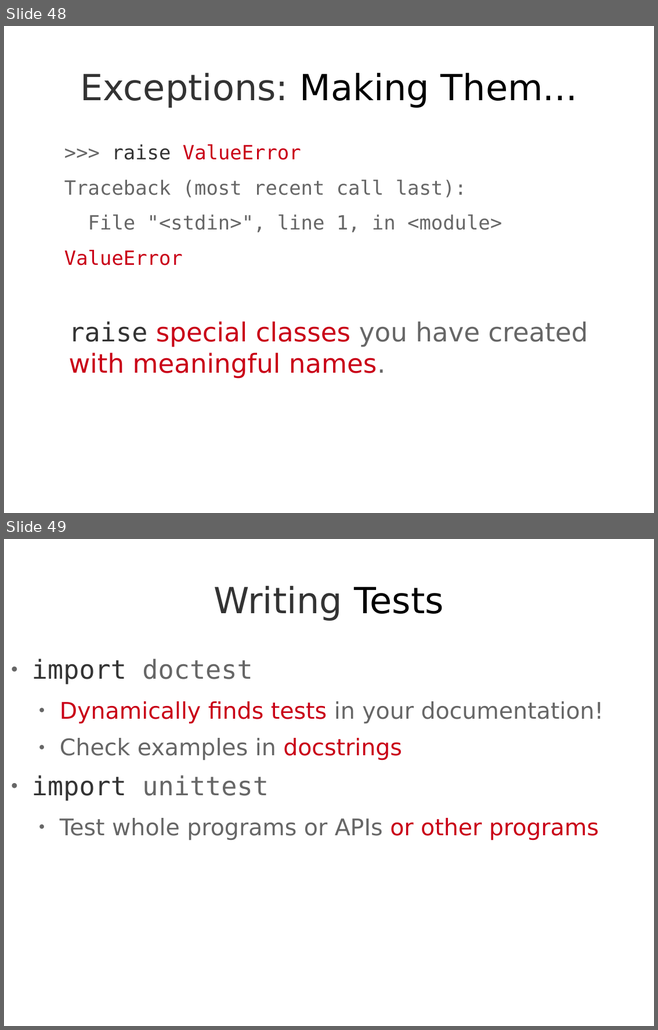
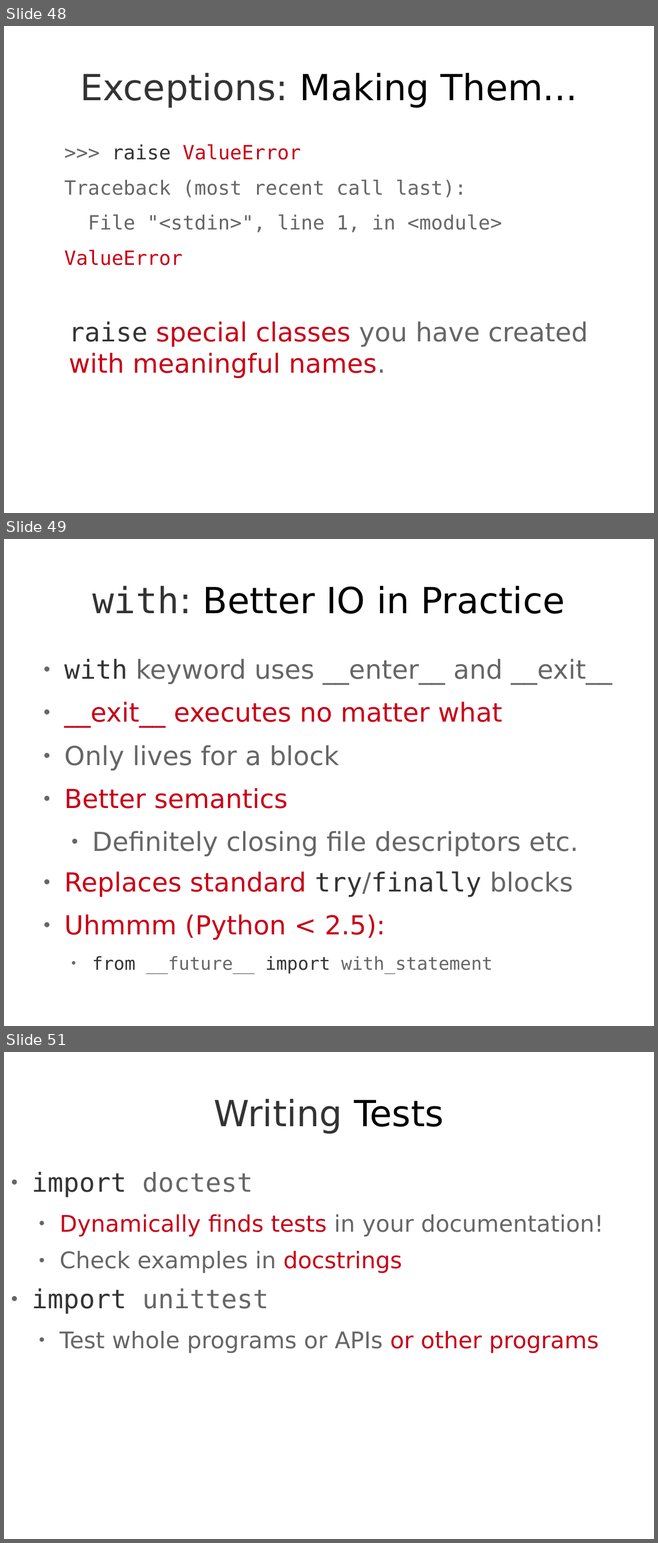
Before and after one commit to theonewolf/15-441-Recitation-Sessions, a slide deck: recitation4/src/recitation4.odp. Shown one above the other, each under a label of ours: slides 48 and 49 before the commit, slides 48, 49 and 51 after it; the slides between them are not shown. The pictures are 658x1030 and 658x1543 pixels, drawn with LibreOffice and Linux fonts; fonts in the diff are those of the drawing. Boxes give left, top, right and bottom in pixels: in the first picture for what was removed or moved away, otherwise in the second. Text is boxed around its words. In the diff, an @@ line names an element or a change of style, - is before the commit and + after.

Commit message:
adding in with statement

```diff
--- a/recitation4/src/recitation4.odp
+++ b/recitation4/src/recitation4.odp
@@ slide 49 added at (4, 539, 654, 1026), background #FFFFFF @@
@@ title added at (92, 585, 564, 614), 44 pt, text #000000 @@
+with: Better IO in Practice
@@ text added at (64, 658, 612, 973), 32 pt, text #666666 @@
+● with keyword uses __enter__ and __exit__
+● __exit__ executes no matter what
+● Only lives for a block
+● Better semantics
+  ● Definitely closing file descriptors etc.
+● Replaces standard try/finally blocks
+● Uhmmm (Python < 2.5):
+  ● from __future__ import with_statement
@@ what was slide 49 is now slide 51 @@
```
Also in this commit, not shown: 1 slide changed, 1 other slide added, 1 other file.
